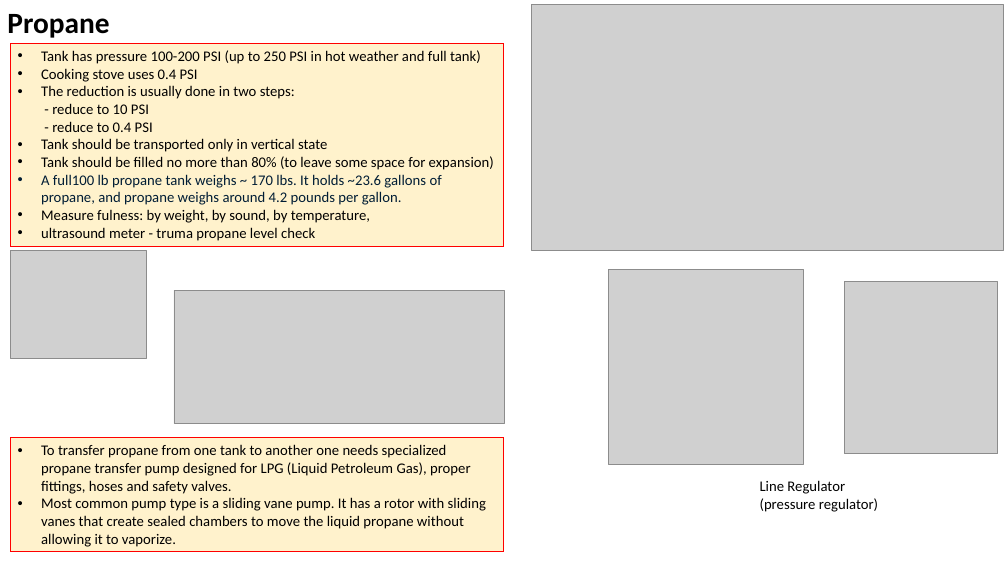
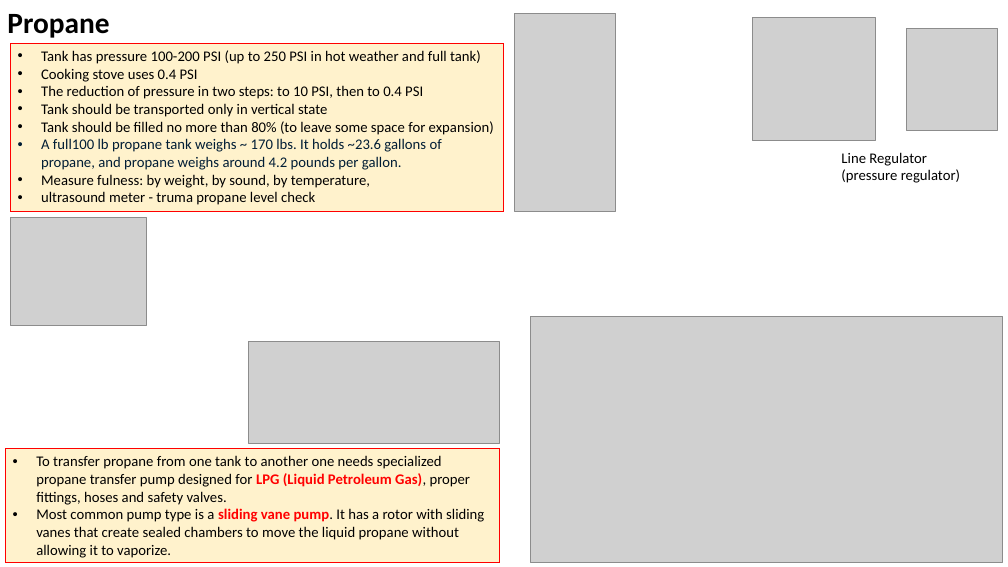
Before and after one commit to lselector/misc_farm, a slide deck: slide 2 of misc/propane.pptx. Drawn at 1008x567 pixels with LibreOffice and Linux fonts; fonts in the diff are those of the drawing; grey boxes stand for pictures. Boxes give left, top, right and bottom in pixels: in the first picture for what was removed or moved away, otherwise in the second. Text is boxed around its words. In the diff, an @@ line names an element or a change of style, - is before the commit and + after.

Commit message:
update

```diff
--- a/misc/propane.pptx
+++ b/misc/propane.pptx
@@ picture added at [514, 13, 616, 211] @@
@@ picture: place and size @@
-picture at [609, 270, 804, 465]
+picture at [752, 17, 876, 141]
@@ picture added at [907, 28, 998, 130] @@
@@ rectangle "Tank has pressure 100-200 PSI ...": place and size @@
-rectangle "Tank has pressure 100-200 PSI ..." at [10, 43, 504, 247]
+rectangle "Tank has pressure 100-200 PSI ..." at [10, 43, 504, 211]
@@ text in rectangle at [41, 85, 423, 99]: text changed @@
-• The reduction is usually done in two steps:
-  - reduce to 10 PSI
-  - reduce to 0.4 PSI
+• The reduction of pressure in two steps: to 10 PSI, then to 0.4 PSI
@@ text "Line Regulator": place and size @@
-text "Line Regulator" at [760, 480, 878, 512]
+text "Line Regulator" at [841, 152, 960, 183]
@@ picture: place and size @@
-picture at [10, 250, 146, 358]
+picture at [10, 218, 146, 326]
@@ picture removed at [845, 282, 998, 454] @@
@@ picture: place and size @@
-picture at [532, 5, 1003, 250]
+picture at [531, 316, 1003, 562]
@@ picture: place and size @@
-picture at [174, 290, 504, 424]
+picture at [249, 342, 499, 443]
@@ rectangle "To transfer propane from one ...": place and size @@
-rectangle "To transfer propane from one ..." at [10, 438, 504, 552]
+rectangle "To transfer propane from one ..." at [5, 448, 499, 563]
@@ rectangle "To transfer propane from one ..." at [5, 448, 499, 563]: text colour #000000 to #FF0000, bold on in "LPG (Liquid Petroleum Gas),", "sliding vane pump." @@
```
